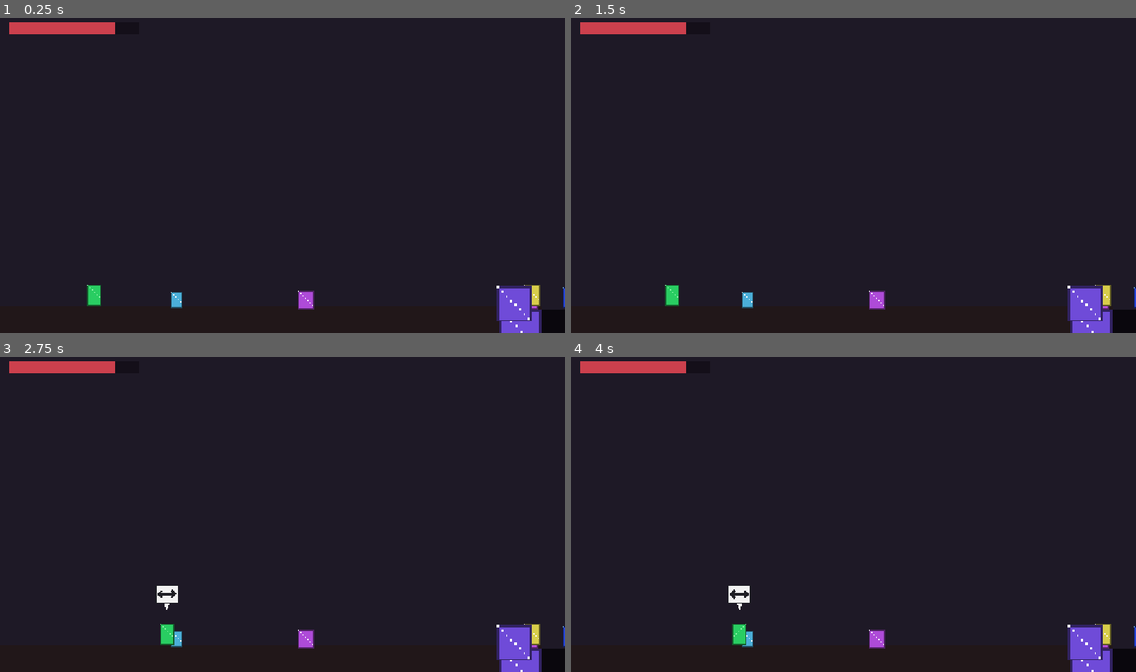
Above: before the commit, frames 1-4 (two rows, left to right).
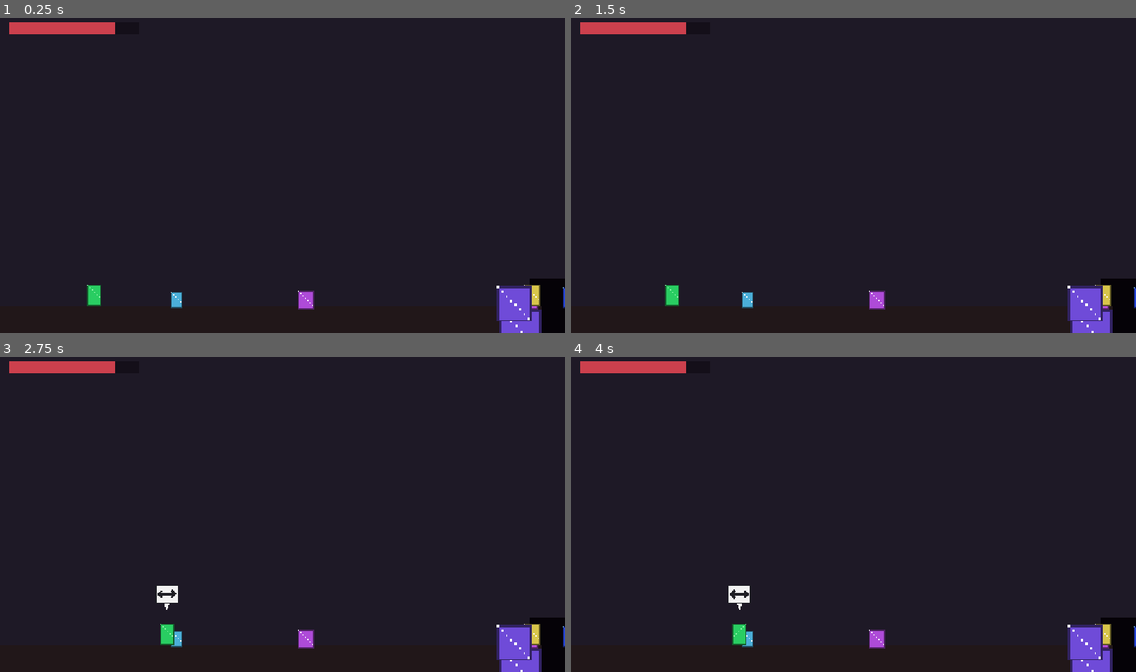
Above: after the commit, the same moments.

Repository: Eruldin/Honor-Meselesi
Game: Godot game, scene res://src/levels/ch1/Ch1.tscn
Two runs of this game, one before a commit and one after it. Both use one fixed random seed, a clock stepped at 60 frames per second and the inputs below. This scene is started directly instead of the project's main scene.
Inputs (mouse positions are in pixels of both pictures, inside the frame that each line leads up to):
- Up to frame 1 (0.25 s): no input
- Up to frame 2 (1.5 s): tap Enter at 0.5 s; move the mouse to (977, 159) at 0.52 s; hold D (move_right) 0.53-1.25 s; tap J (attack) at 0.6 s; click (977, 159) at 0.67 s; tap Space (jump) at 0.77 s; drag from (740, 191) to (746, 310) at 1.27 s
- Up to frame 3 (2.75 s): tap Space (jump) at 2 s; move the mouse to (339, 442) at 2.02 s; hold D (move_right) from 2.03 s (still down); tap E (form_next) at 2.1 s
- Up to frame 4 (4 s): release D (move_right) at 2.75 s; drag from (825, 577) to (1079, 649) at 2.77 s; tap Enter at 3.5 s; move the mouse to (1023, 561) at 3.52 s; hold A (move_left) from 3.53 s (still down); tap K (parry) at 3.6 s; tap Space (jump) at 3.77 s

The runs differ from the first frame. In frame 1, 0.4% of the frame differs, in the area x 93-100%, y 82-93%; in frame 2, 0.4%; in frame 3, 0.4%; in frame 4, 0.4%.

Commit message:
fix(ch1): gate platformlari compile hatasi giderildi

Diff:
--- a/src/levels/ch1/ch1.gd
+++ b/src/levels/ch1/ch1.gd
@@ -149,11 +149,12 @@
 
 	var support_h := support_y - pos.y
 	if support_h > 0 and AssetLoader.has_asset(&"terrain/wall_tile"):
-		var wtex := AssetLoader.tiled_texture(&"terrain/wall_tile", Vector2i(int(w), int(support_h)))
+		var col_w := mini(16, int(w))
+		var wtex := AssetLoader.tiled_texture(&"terrain/wall_tile", Vector2i(col_w, int(support_h)))
 		var ws := Sprite2D.new()
 		ws.texture = wtex
 		ws.centered = false
-		ws.position = Vector2(-w / 2.0, 0)
+		ws.position = Vector2(-col_w / 2.0, 0)
 		ws.modulate = Color(0.3, 0.28, 0.35) # Koyu destek
 		ws.z_index = -2 # Zemin arkasinda kalsin
 		body.add_child(ws)
@@ -312,19 +313,19 @@
 
 	# Cukur gorunumu: arkaya siyah perde ve kenarlara cikinti
 	var well_bg := ColorRect.new()
-	well_bg.color = Color(0.04, 0.03, 0.05)
-	well_bg.position = Vector2(456, FLOOR_Y)
-	well_bg.size = Vector2(50, 180)
+	well_bg.color = Color(0.02, 0.01, 0.03)
+	well_bg.position = Vector2(450, FLOOR_Y - 26)
+	well_bg.size = Vector2(60, 200)
 	well_bg.z_index = -6 # Gokyuzunun onunde, kuyu propunun arkasinda
 	add_child(well_bg)
 	if AssetLoader.has_asset(&"terrain/edge_dirt"):
 		var lip_l := Sprite2D.new()
-		lip_l.texture = AssetLoader.tiled_texture(&"terrain/edge_dirt", Vector2i(12, 26))
-		lip_l.position = Vector2(454, FLOOR_Y + 10)
+		lip_l.texture = AssetLoader.tiled_texture(&"terrain/edge_dirt", Vector2i(16, 26))
+		lip_l.position = Vector2(452, FLOOR_Y - 3)
 		add_child(lip_l)
 		var lip_r := Sprite2D.new()
-		lip_r.texture = AssetLoader.tiled_texture(&"terrain/edge_dirt", Vector2i(12, 26))
-		lip_r.position = Vector2(508, FLOOR_Y + 10)
+		lip_r.texture = AssetLoader.tiled_texture(&"terrain/edge_dirt", Vector2i(16, 26))
+		lip_r.position = Vector2(510, FLOOR_Y - 3)
 		lip_r.flip_h = true
 		add_child(lip_r)
 	# B: orman — kaya bariyerini platformlarla as (ust rota gizli)
@@ -467,20 +468,19 @@
 
 	# Gecit Ust Rota (Harabe Surlar)
 	_add_platform(Vector2(3650, 140), &"terrain/pf_slab", 85)
-	_add_platform(Vector2(3730, 140), &"terrain/pf_slab", 85)
-	_add_platform(Vector2(3810, 140), &"terrain/pf_slab", 85)
-	_add_platform(Vector2(3890, 140), &"terrain/pf_slab", 85)
-	_add_platform(Vector2(3970, 140), &"terrain/pf_slab", 85)
+	_add_platform(Vector2(3765, 140), &"terrain/pf_slab", 85)
+	_add_platform(Vector2(3880, 140), &"terrain/pf_slab", 85)
+	_add_platform(Vector2(3995, 140), &"terrain/pf_slab", 85)
 
 	var bb_sur := BreakableBlock.new()
 	bb_sur.size = Vector2(16, 50)
-	bb_sur.global_position = Vector2(3930, 140 - 13 - 25)
+	bb_sur.global_position = Vector2(3935, 140 - 13 - 25)
 	add_child(bb_sur)
 
-	_add_deco_ground(&"prop/statue", 3970, 140 - 13, 0.7, Color(0.4, 0.45, 0.5))
-
-	_add_platform(Vector2(4040, 160), &"terrain/pf_ledge", 40)
-	_add_platform(Vector2(4080, 190), &"terrain/pf_ledge", 40)
+	_add_deco_ground(&"prop/statue", 3995, 140 - 13, 0.7, Color(0.4, 0.45, 0.5))
+
+	_add_platform(Vector2(4070, 160), &"terrain/pf_ledge", 40)
+	_add_platform(Vector2(4120, 190), &"terrain/pf_ledge", 40)
 
 	# E: arena zemini
 	_add_ground(Vector2(4690, FLOOR_Y + 10), Vector2(560, 26), &"terrain/edge_dirt")
@@ -504,7 +504,7 @@
 	# Pazar alani evleri (sag kanat — x=700-1040)
 	_add_deco_ground(&"prop/house_b", 1000, FLOOR_Y, 0.48, house_mod, true)
 	# Koy meydani: kuyu, araba, kasalar, varil — hepsi zemine oturur
-	_add_deco_ground(&"prop/well", 480, FLOOR_Y, 0.95, house_mod)
+	_add_deco_ground(&"prop/well", 480, FLOOR_Y + 18, 1.0, house_mod)
 	_add_deco_ground(&"prop/wagon", 230, FLOOR_Y, 0.75, house_mod)
 	_add_deco_ground(&"prop/crate_stack", 700, FLOOR_Y, 0.7, house_mod)
 	_add_deco_ground(&"prop/crate", 745, FLOOR_Y, 0.8, house_mod)
